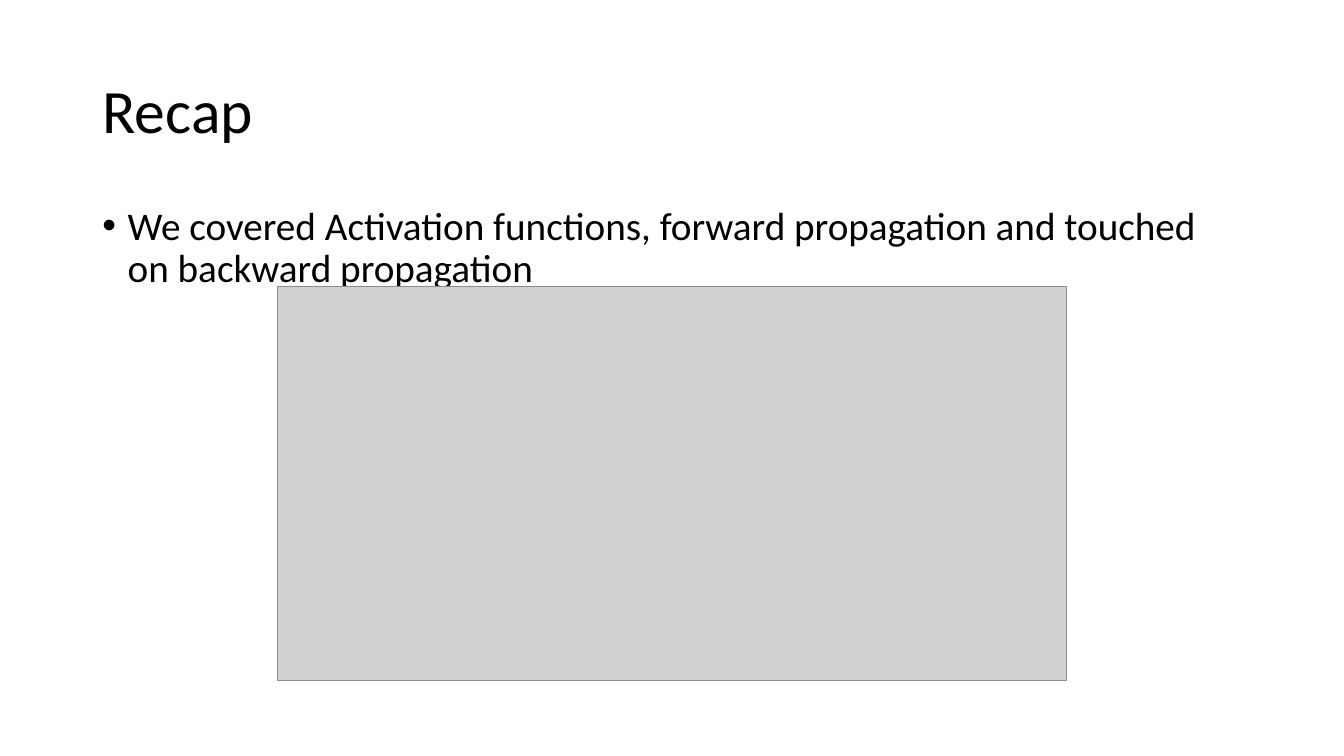
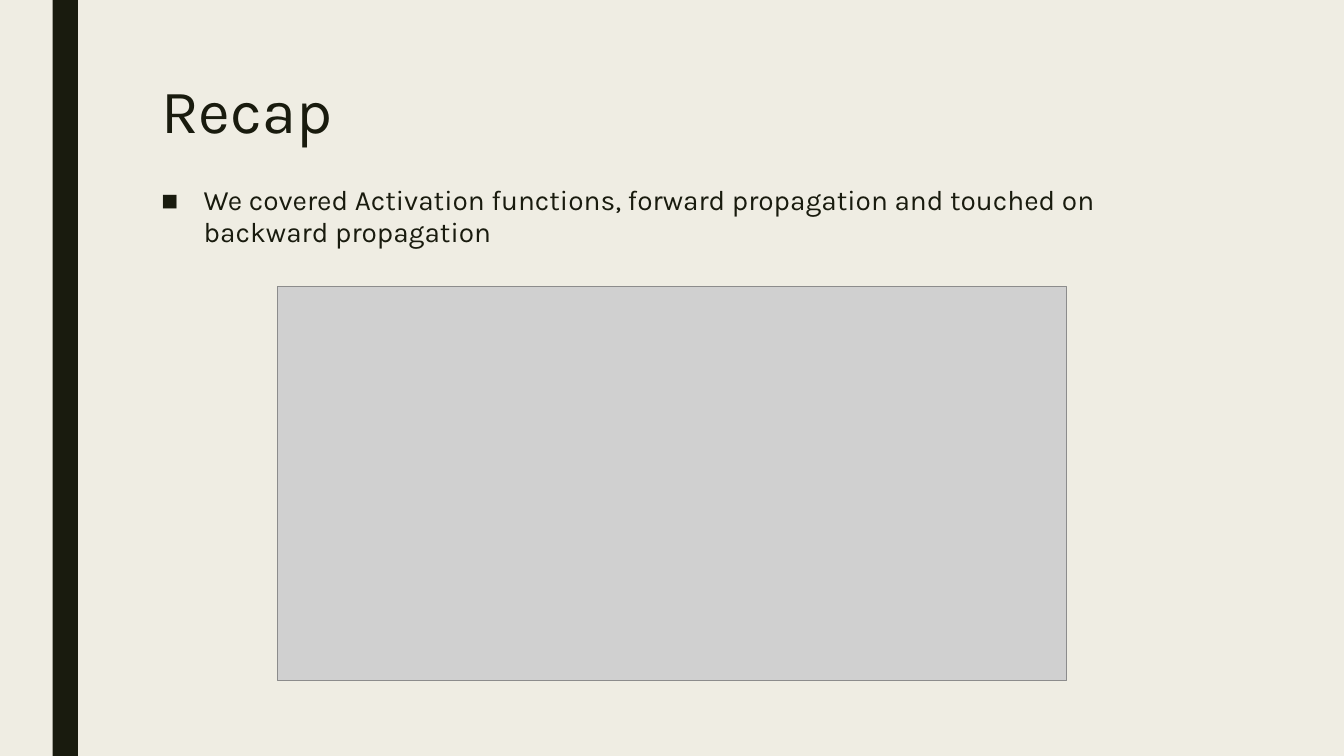
Before and after one commit to akiljames83/MacAI-2018, a slide deck: slide 3 of Lessons/Lesson2.pptx. Drawn at 1344x756 pixels with LibreOffice and Linux fonts; fonts in the diff are those of the drawing; grey boxes stand for pictures. Boxes give left, top, right and bottom in pixels: in the first picture for what was removed or moved away, otherwise in the second. Text is boxed around its words. In the diff, an @@ line names an element or a change of style, - is before the commit and + after.

```diff
--- a/Lessons/Lesson2.pptx
+++ b/Lessons/Lesson2.pptx
@@ background #FFFFFF to #EFEDE3 @@
@@ rectangle added at (52, 0, 78, 756), fill #191B0E @@
@@ title "Recap": place and size @@
-title "Recap" at (102, 93, 252, 143)
+title "Recap" at (161, 94, 332, 148)
@@ title "Recap" at (161, 94, 332, 148): font Calibri to Karla, text colour #000000 to #191B0E; line spacing 0.9 to 0.89; vertical alignment middle to top @@
@@ text "We covered Activation functions, forward ...": place and size @@
-text "We covered Activation functions, forward ..." at (128, 212, 1195, 292)
+text "We covered Activation functions, forward ..." at (204, 190, 1094, 249)
@@ text "We covered Activation functions, forward ..." at (204, 190, 1094, 249): size 28 to 20 pt, font Calibri to Karla, text colour #000000 to #191B0E; bullet • to ■; line spacing 0.9 to 0.94; more space between paragraphs @@
```
Also in this commit, not shown: 19 other slides changed, 2 slides added.
